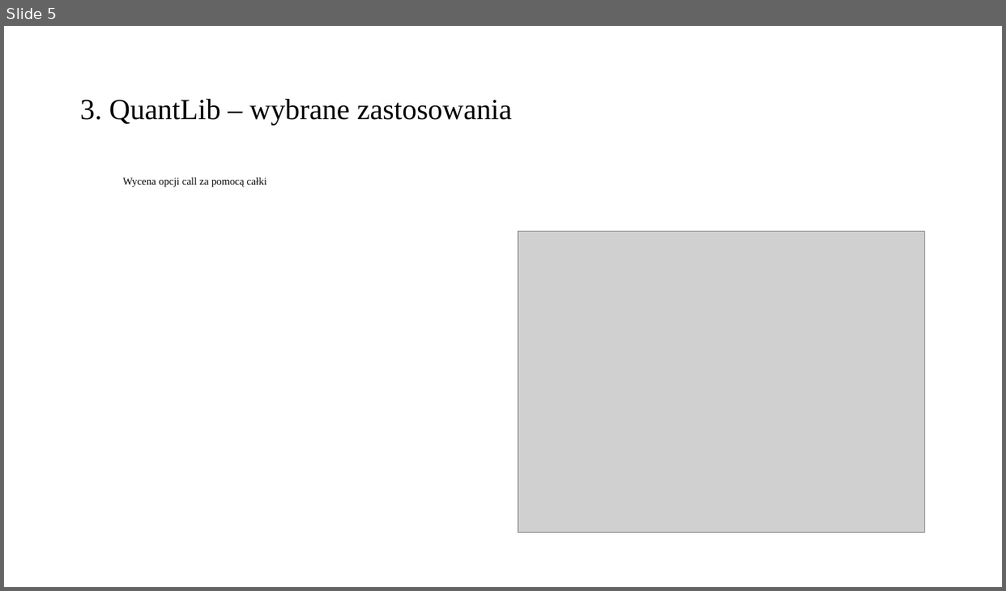
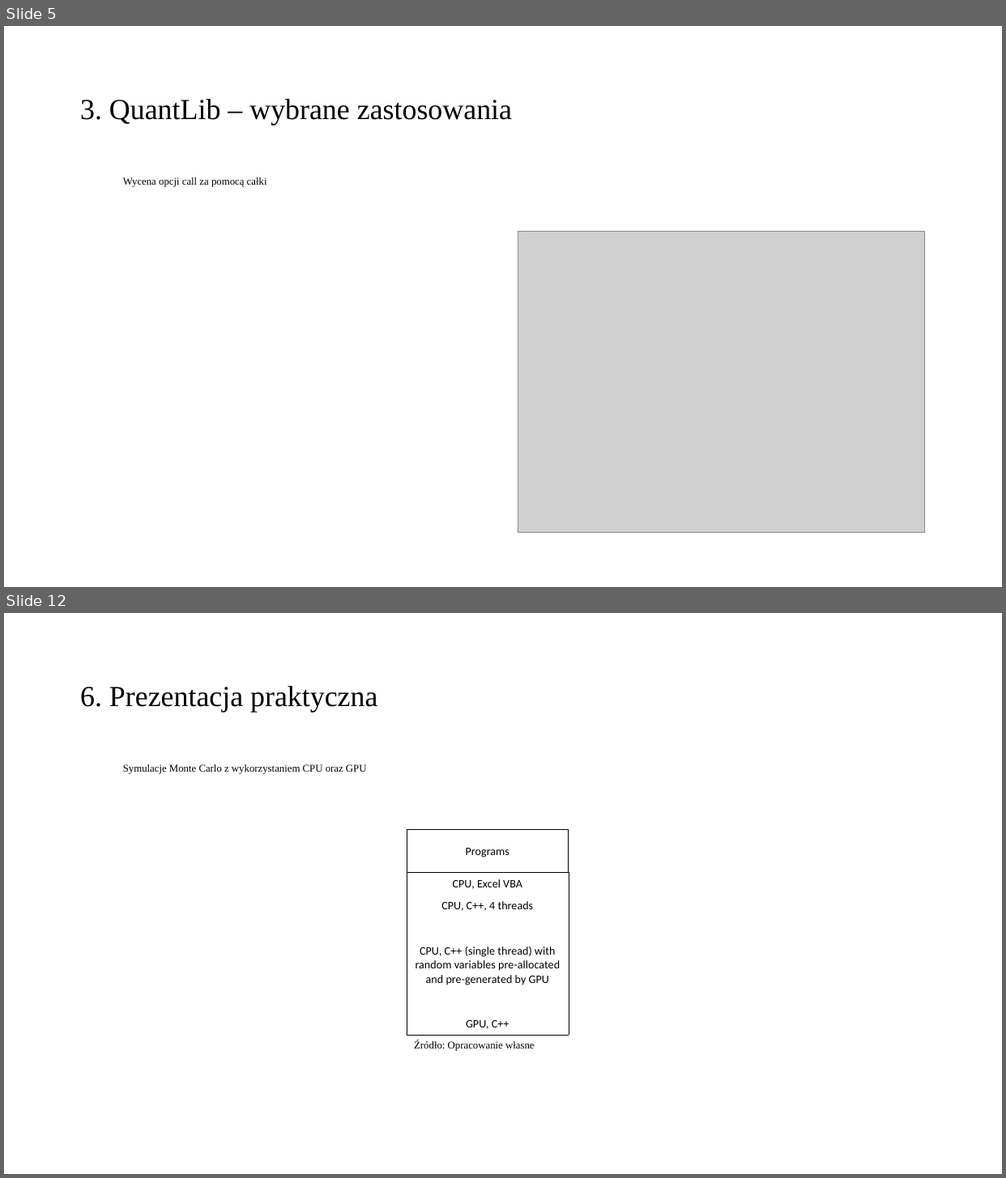
Before and after one commit to yangyutu/books, a slide deck: masters_defense/gregor75663mgr.pptx. Shown one above the other, each under a label of ours: slide 5 before the commit, slides 5 and 12 after it; the slides between them are not shown. The pictures are 1006x591 and 1006x1178 pixels, drawn with LibreOffice and Linux fonts; fonts in the diff are those of the drawing; grey boxes stand for pictures. Boxes give left, top, right and bottom in pixels: in the first picture for what was removed or moved away, otherwise in the second. Text is boxed around its words. In the diff, an @@ line names an element or a change of style, - is before the commit and + after.

```diff
--- a/masters_defense/gregor75663mgr.pptx
+++ b/masters_defense/gregor75663mgr.pptx
@@ slide 12 added at [4, 613, 1002, 1174], background #FFFFFF @@
@@ title added at [80, 686, 377, 712], 28 pt, text #000000 @@
+6. Prezentacja praktyczna
@@ text added at [123, 764, 367, 774], 10 pt, text #000000 @@
+Symulacje Monte Carlo z wykorzystaniem CPU oraz GPU
@@ table added at [407, 829, 569, 1035], 5 rows, 1 columns @@
+Programs
+CPU, Excel VBA
+CPU, C++, 4 threads
+CPU, C++ (single thread) with random variables pre-allocated and pre-generated by GPU
+GPU, C++
@@ text added at [414, 1041, 535, 1051], 10 pt, text #000000 @@
+Źródło: Opracowanie własne
```
Also in this commit, not shown: 5 slides changed, 3 other slides added, 4 other files.
